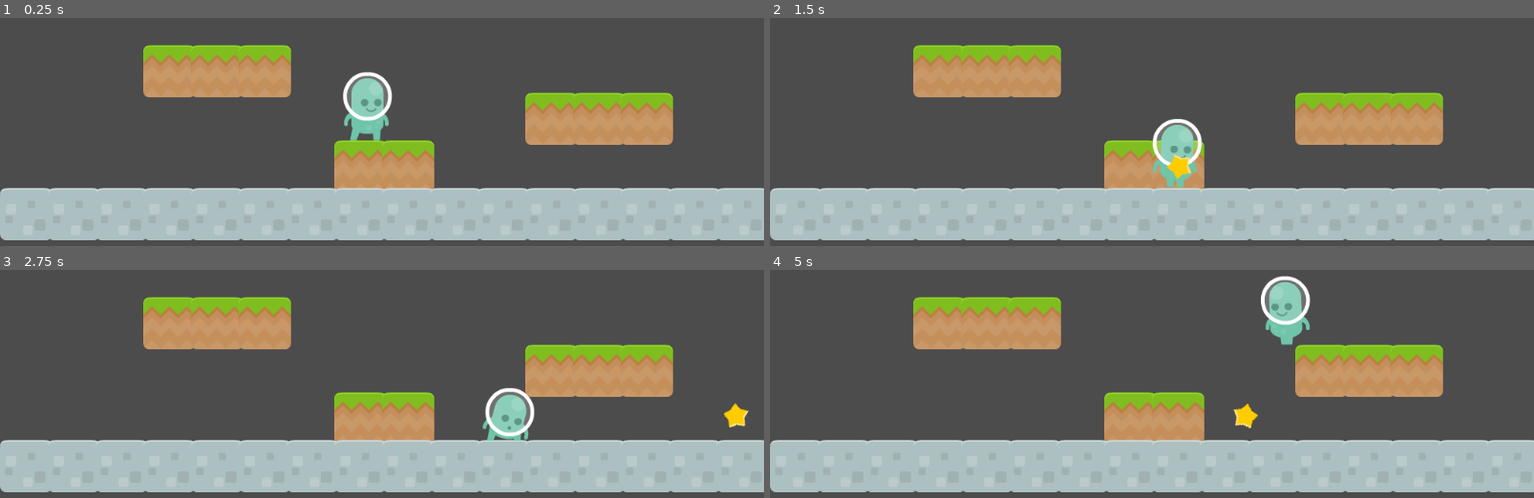
Above: before the commit, frames 1-4 (two rows, left to right).
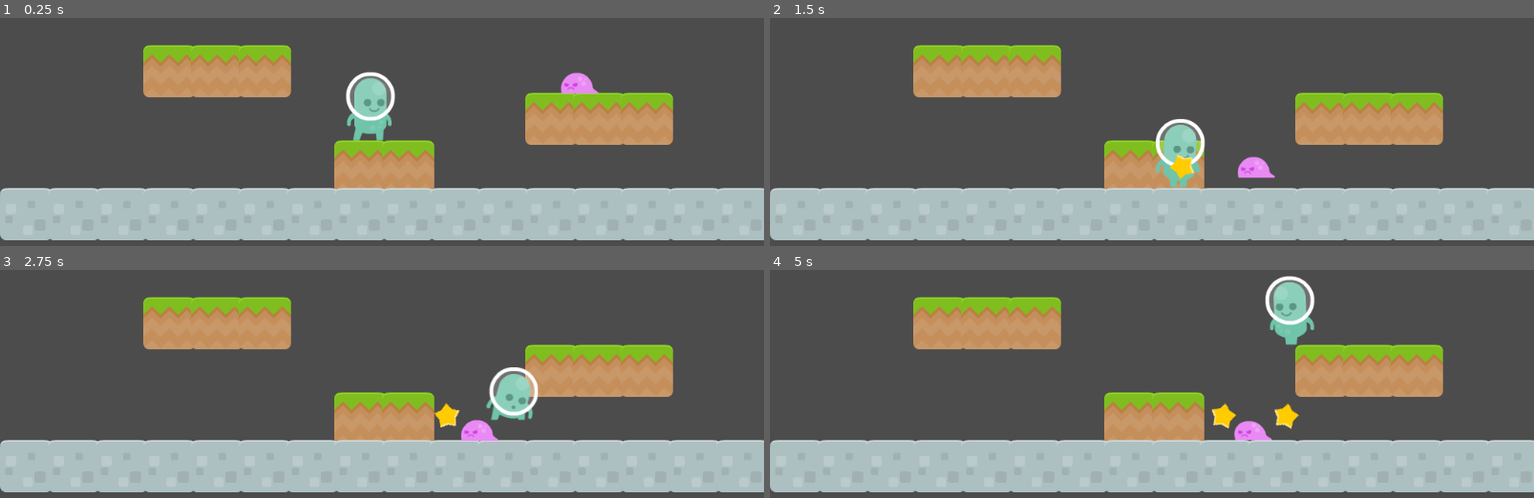
Above: after the commit, the same moments.

Repository: doctor-g/AltNaGaDeMon2021
Game: Godot game, scene res://World/Level.tscn
The game is run twice, just before and just after one commit, with the same random seed, the same clock (stepped at 60 frames per second) and the same inputs.
Inputs:
- Up to frame 1 (0.25 s): no input
- Up to frame 2 (1.5 s): hold S (duck) 0.53-1.28 s; hold D (move_right) from 0.53 s (still down); tap Z (jump) at 0.77 s; tap X (fire) at 1.35 s
- Up to frame 3 (2.75 s): tap Z (jump) at 1.52 s; release D (move_right) at 2.03 s; hold A (move_left) from 2.03 s (still down); hold S (duck) from 2.03 s (still down)
- Up to frame 4 (5 s): release A (move_left) at 2.78 s; release S (duck) at 2.78 s; hold D (move_right) 2.78-4.28 s; tap X (fire) at 2.85, 4.35 s; tap Z (jump) at 3.02, 3.77, 4.52 s; hold S (duck) 3.53-4.28 s; hold A (move_left) from 4.28 s (still down)

The runs differ from the first frame. In frame 1, 1.1% of the frame differs, in the area x 44-79%, y 23-54%; in frame 2, 1.2%; in frame 3, 2.3%, in the area x 56-98%, y 42-75%; in frame 4, 1.8%.

Commit message:
Add a slime that walks off the edge of the world

Diff:
--- /dev/null
+++ b/project/Enemies/Slime/Slime.gd
@@ -0,0 +1,16 @@
+extends KinematicBody2D
+
+export var speed := 100
+
+var _gravity = ProjectSettings.get_setting("physics/2d/default_gravity")
+var _velocity := Vector2.ZERO
+
+func _ready():
+	# The slime defaults to facing left
+	_velocity.x = -speed
+
+
+func _physics_process(_delta):
+	_velocity.y += _gravity
+
+	_velocity = move_and_slide(_velocity, Vector2.UP)
--- /dev/null
+++ b/project/Enemies/Slime/Slime.tscn
@@ -0,0 +1,32 @@
+[gd_scene load_steps=6 format=2]
+
+[ext_resource path="res://Enemies/Slime/slimeWalk1.png" type="Texture" id=1]
+[ext_resource path="res://Enemies/Slime/slimeWalk2.png" type="Texture" id=2]
+[ext_resource path="res://Enemies/Slime/Slime.gd" type="Script" id=3]
+
+[sub_resource type="SpriteFrames" id=1]
+animations = [ {
+"frames": [ ExtResource( 1 ), ExtResource( 2 ) ],
+"loop": true,
+"name": "walk",
+"speed": 5.0
+} ]
+
+[sub_resource type="RectangleShape2D" id=2]
+extents = Vector2( 25, 14 )
+
+[node name="Slime" type="KinematicBody2D"]
+collision_layer = 4
+collision_mask = 3
+script = ExtResource( 3 )
+
+[node name="AnimatedSprite" type="AnimatedSprite" parent="."]
+position = Vector2( 1, -13 )
+frames = SubResource( 1 )
+animation = "walk"
+frame = 1
+playing = true
+
+[node name="CollisionShape2D" type="CollisionShape2D" parent="."]
+position = Vector2( 1, -14 )
+shape = SubResource( 2 )
--- a/project/World/Level.tscn
+++ b/project/World/Level.tscn
@@ -1,8 +1,9 @@
-[gd_scene load_steps=7 format=2]
+[gd_scene load_steps=8 format=2]
 
 [ext_resource path="res://World/grass.png" type="Texture" id=1]
 [ext_resource path="res://Player/Player.tscn" type="PackedScene" id=2]
 [ext_resource path="res://World/castleCenter_rounded.png" type="Texture" id=3]
+[ext_resource path="res://Enemies/Slime/Slime.tscn" type="PackedScene" id=4]
 
 [sub_resource type="ConvexPolygonShape2D" id=1]
 points = PoolVector2Array( 70, 70, 0, 70, 0, 0, 70, 0 )
@@ -62,4 +63,7 @@
 tile_data = PoolIntArray( 327683, 0, 0, 327684, 0, 0, 327685, 0, 0, 393227, 0, 0, 393228, 0, 0, 393229, 0, 0, 458759, 0 …(243 unchanged characters)…
 
 [node name="Player" parent="." instance=ExtResource( 2 )]
-position = Vector2( 493, 442 )
+position = Vector2( 497, 449 )
+
+[node name="Slime" parent="." instance=ExtResource( 4 )]
+position = Vector2( 801, 383 )
Binary file added: project/Enemies/Slime/slimeWalk1.png
Not shown, added: project/Enemies/Slime/slimeWalk1.png.import
Binary file added: project/Enemies/Slime/slimeWalk2.png
Not shown, added: project/Enemies/Slime/slimeWalk2.png.import
